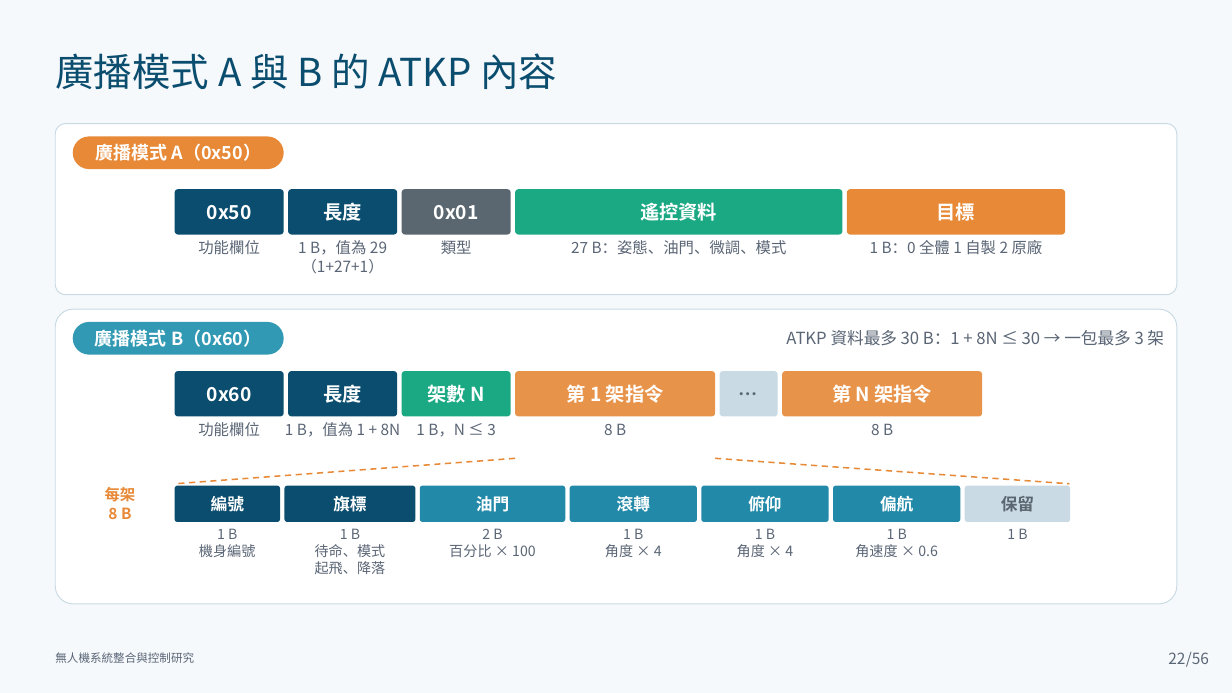
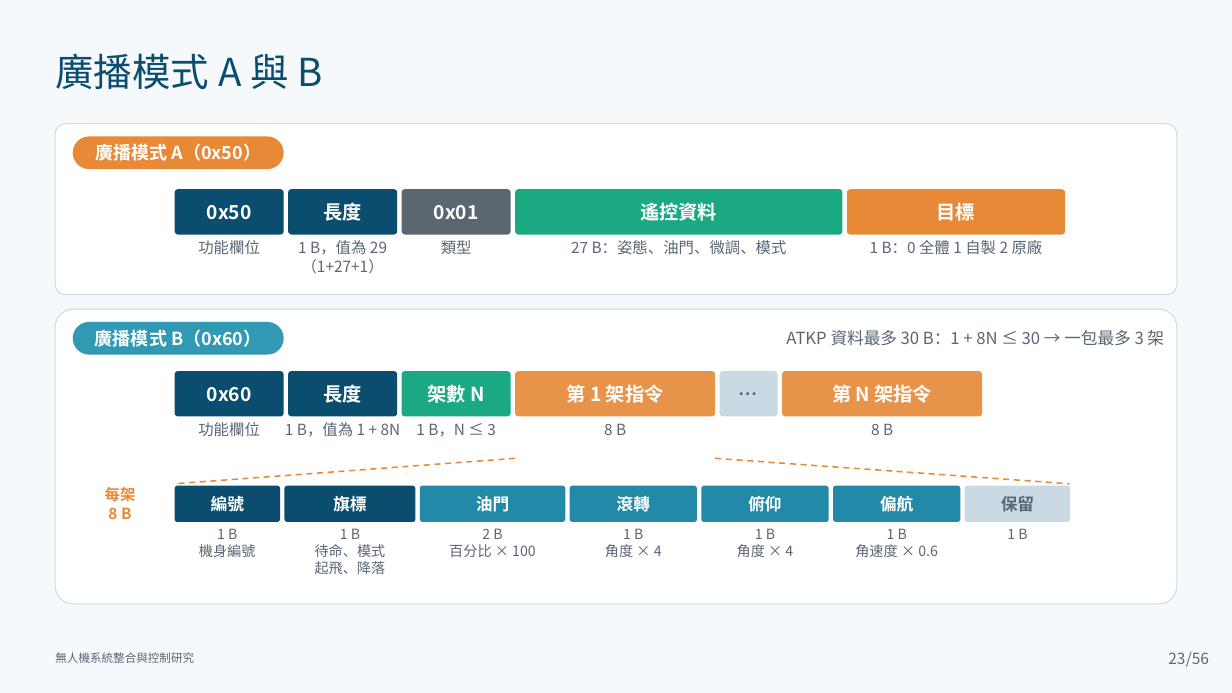
Before and after one commit to lingken1028/-, a slide deck: slide 23 of 無人機系統整合與控制研究_口試簡報 (2).pptx (slide 22 before the commit). Drawn at 1232x693 pixels with LibreOffice and Linux fonts; fonts in the diff are those of the drawing. Boxes give left, top, right and bottom in pixels: in the first picture for what was removed or moved away, otherwise in the second. Text is boxed around its words. In the diff, an @@ line names an element or a change of style, - is before the commit and + after.

```diff
--- a/無人機系統整合與控制研究_口試簡報 (2).pptx
+++ b/無人機系統整合與控制研究_口試簡報 (2).pptx
@@ text at bbox=[55, 53, 322, 89]: text changed @@
-廣播模式 A 與 B 的 ATKP 內容
+廣播模式 A 與 B
@@ page number at bbox=[1168, 652, 1185, 664]: text changed @@
-22
+23
```
Also in this commit, not shown: 25 other slides changed, 2 slides added.
